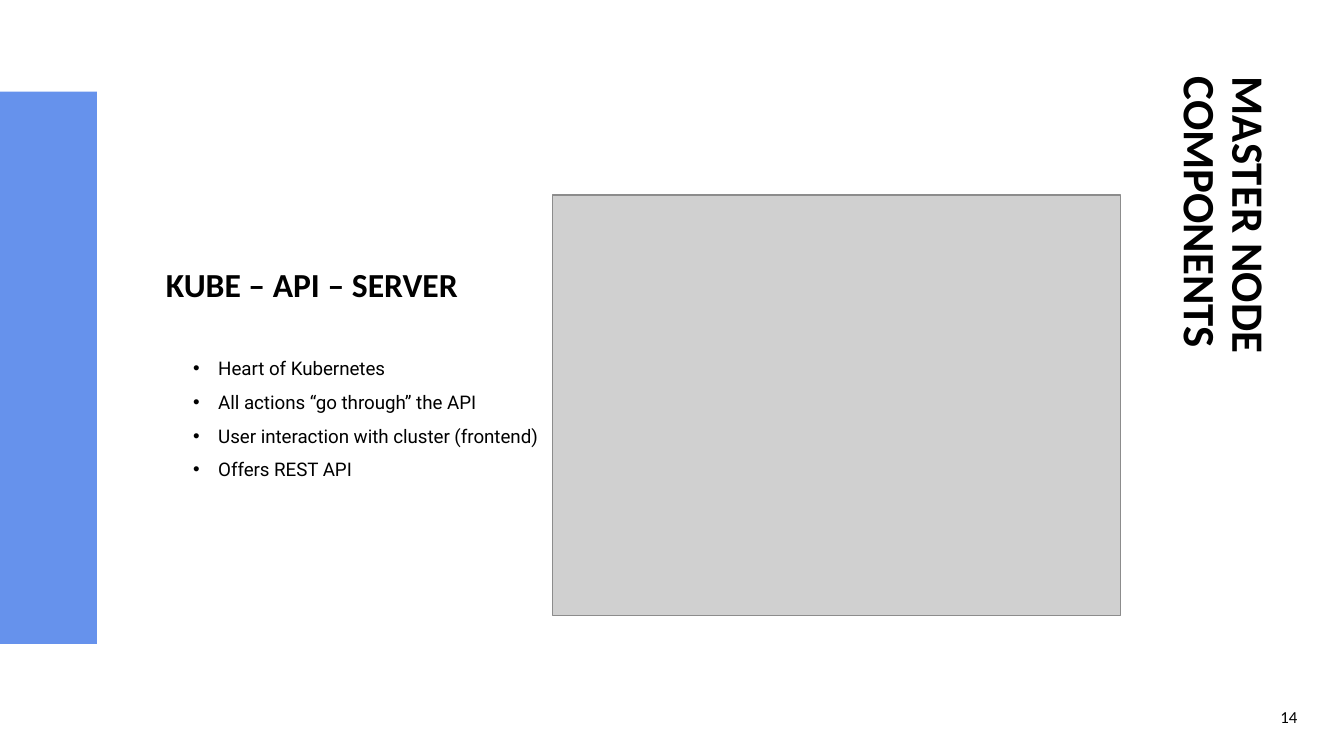
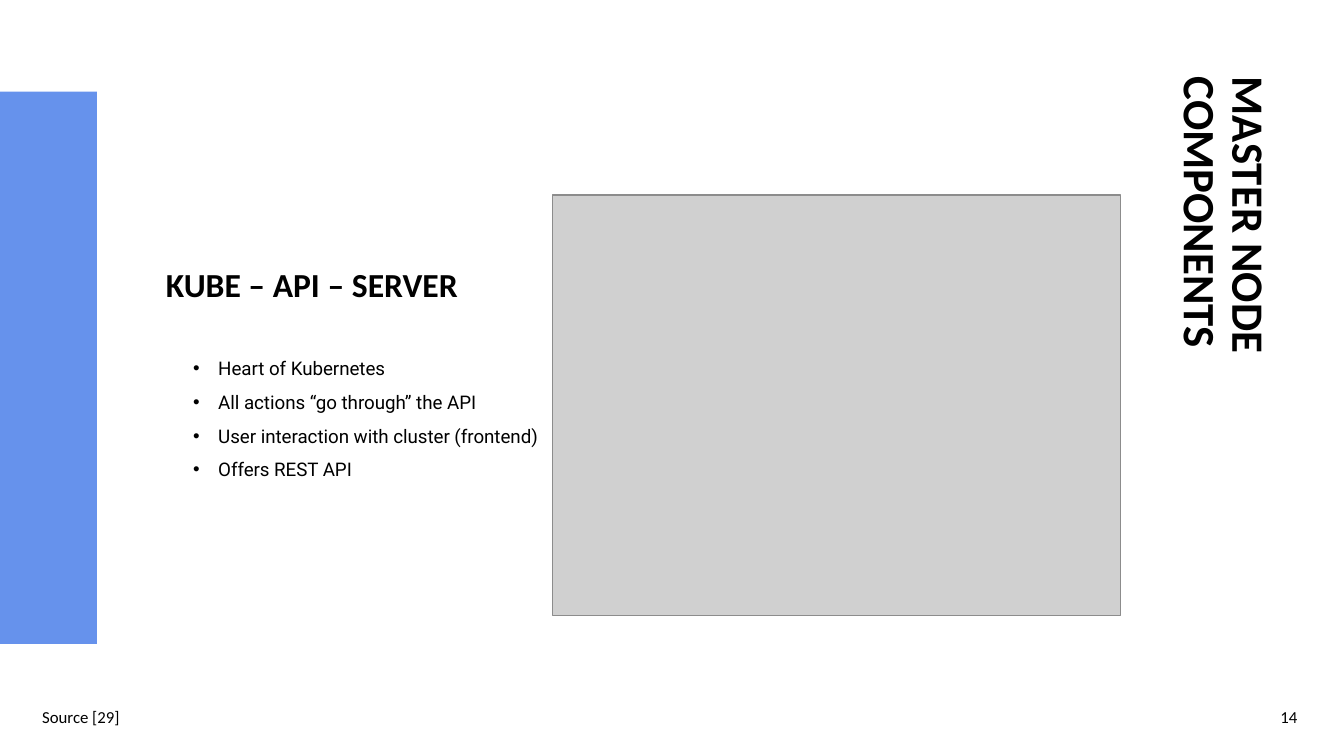
Before and after one commit to sebivenlo/esde_kubernetes_2022, a slide deck: slide 19 of Presentation/Kubernetes.pptx. Drawn at 1344x756 pixels with LibreOffice and Linux fonts; fonts in the diff are those of the drawing; grey boxes stand for pictures. Boxes give left, top, right and bottom in pixels: in the first picture for what was removed or moved away, otherwise in the second. Text is boxed around its words. In the diff, an @@ line names an element or a change of style, - is before the commit and + after.

```diff
--- a/Presentation/Kubernetes.pptx
+++ b/Presentation/Kubernetes.pptx
@@ text added at bbox=[42, 711, 119, 726], 12 pt, text #000000 @@
+Source [29]
```
Also in this commit, not shown: 6 other slides changed, 1 other file.
